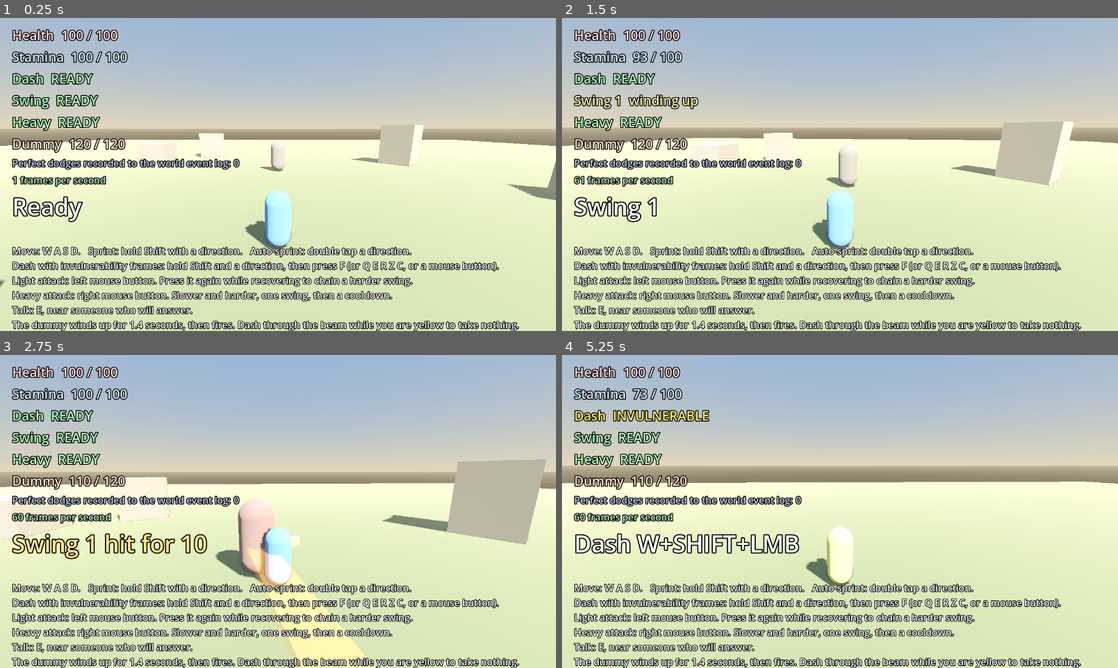
Above: before the commit, frames 1-4 (two rows, left to right).
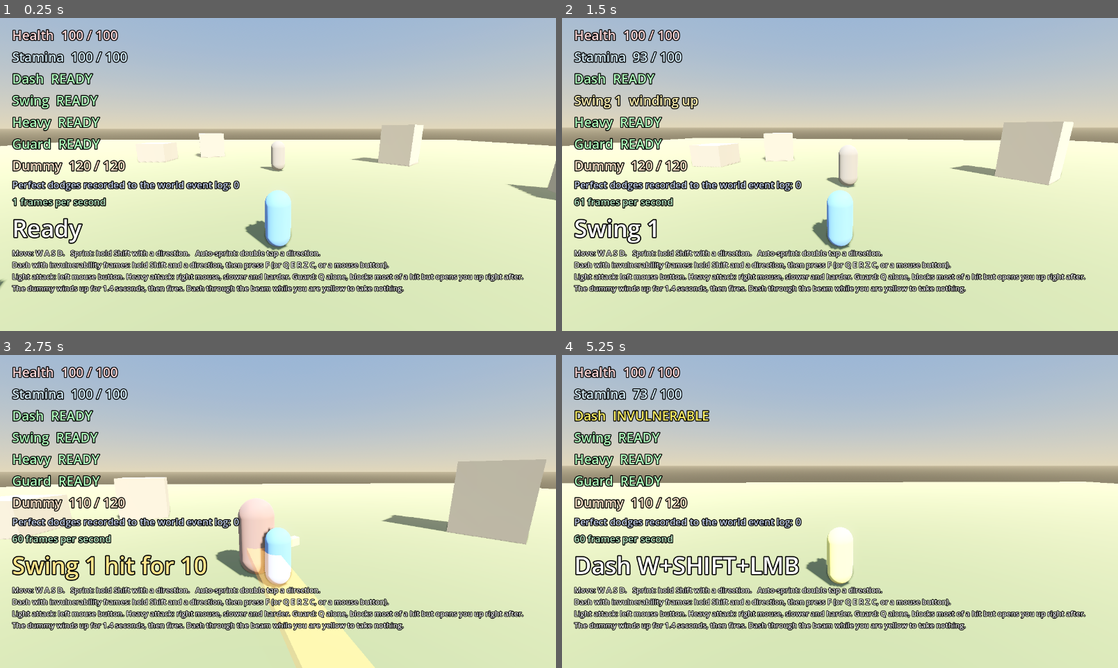
Above: after the commit, the same moments.

Repository: Trollz1004/dream-online
Game: Godot game, scene res://Main.tscn
Same seed, same stepped clock (60 frames per second), same inputs: the game is played once before the commit and once after it.
Inputs (mouse positions are in pixels of both pictures, inside the frame that each line leads up to):
- Up to frame 1 (0.25 s): no input
- Up to frame 2 (1.5 s): tap Enter at 0.5 s; move the mouse to (867, 174) at 0.52 s; hold W from 0.53 s (still down); tap Q at 0.6 s; click (867, 174) at 0.67 s; move the mouse to (812, 174) at 1.27 s; tap E at 1.35 s; click (812, 174) at 1.42 s
- Up to frame 3 (2.75 s): keep holding W; move the mouse to (289, 505) at 2.02 s; tap R at 2.1 s; click (289, 505) at 2.17 s
- Up to frame 4 (5.25 s): keep holding W; move the mouse to (834, 517) at 2.77 s; tap F at 2.85 s; click (834, 517) at 2.92 s; move the mouse to (878, 514) at 3.52 s; tap Z at 3.6 s; click (878, 514) at 3.67 s; move the mouse to (795, 508) at 4.27 s; tap C at 4.35 s; click (795, 508) at 4.42 s; move the mouse to (845, 511) at 5.02 s; hold Shift from 5.03 s (still down); click (845, 511) at 5.17 s

The runs differ from the first frame. In frame 1, 15% of the frame differs, in the area x 2-95%, y 38-100%; in frame 2, 15%; in frame 3, 17%; in frame 4, 17%.

Commit message:
game(godot): a real guard stance on Q, and the readout's first honest state check
Q has been named "Guard / parry stance" in the input table of
docs/gdd/02-action-combat.md since the document was written, and did
nothing: it fell through to the unnamed-skill stub like every other
unbuilt combo. A short active window absorbs most of a hit (a block,
not the clean dodge the dash gives), then leaves a real opening in
recovery and its own cooldown before it can be raised again.

Fitting a fourth combat line and a fourth help paragraph onto a 720-tall
canvas hit the same bug the event line was already fixed for once: the
help block had been sitting at a fixed y, and it either buried itself
under the growing column or ran off the bottom edge depending on the
number tried. It now lives inside the column like everything else, wraps
inside the screen width instead of running off the right edge, and reads
one size down from the rest of the readout — the honest fix for more
combos than a corner of text can hold is the combo list screen already
specified in 02-action-combat.md and 09-interface-style.md, not another
round of shrinking this block.

Also added docs/gdd/10-crowdfunding-readiness.md: an honest state check
against what backers of an indie RPG campaign actually look at (research
cited inside it) and what this slice actually has built versus what the
combo grammar and the hotbar ruling still call for. It names the next two
pieces of work in priority order so a session does not have to re-derive
them.

149 of 149 headless checks pass (was 128; 21 new).

Co-Authored-By: Claude Sonnet 5 <noreply@anthropic.com>

Diff:
--- /dev/null
+++ b/game/godot/DreamSlice/scripts/guard_state.gd
@@ -0,0 +1,55 @@
+extends RefCounted
+
+# The guard stance, Q alone. A short active window that blocks most of a hit
+# instead of dodging it clean the way the dash does; the trade is that it
+# costs no travel and can be held near a target, but it still leaves a real
+# opening in recovery and a cooldown before it can be raised again.
+
+const STARTUP := 0.08
+const ACTIVE := 0.45
+const RECOVERY := 0.25
+const COOLDOWN := 1.10        # from the start of the stance, so it outlasts recovery
+const STAMINA_COST := 15.0
+const BLOCK_REDUCTION := 0.75  # of the incoming hit is absorbed while active
+
+var _t := -1.0
+var _cooldown_left := 0.0
+
+
+func total_length() -> float:
+	return STARTUP + ACTIVE + RECOVERY
+
+
+func is_guarding() -> bool:
+	return _t >= 0.0
+
+
+func is_active() -> bool:
+	return _t >= STARTUP and _t < STARTUP + ACTIVE
+
+
+func can_start(stamina: float) -> bool:
+	return not is_guarding() and _cooldown_left <= 0.0 and stamina >= STAMINA_COST
+
+
+func start() -> void:
+	_t = 0.0
+	_cooldown_left = COOLDOWN
+
+
+func advance(delta: float) -> void:
+	if _t >= 0.0:
+		_t += delta
+		if _t >= total_length():
+			_t = -1.0
+	_cooldown_left = maxf(0.0, _cooldown_left - delta)
+
+
+func phase() -> String:
+	if _t < 0.0:
+		return "cooling" if _cooldown_left > 0.0 else "ready"
+	if _t < STARTUP:
+		return "raising"
+	if _t < STARTUP + ACTIVE:
+		return "guarding"
+	return "recovering"
--- a/game/godot/DreamSlice/scripts/hud.gd
+++ b/game/godot/DreamSlice/scripts/hud.gd
@@ -8,6 +8,7 @@
 const BIG := 30
 const HUGE := 54
 const SMALL := 22
+const HELP_SIZE := 17
 
 var _box: VBoxContainer
 var _hint: Label
@@ -17,6 +18,7 @@
 var _dash: Label
 var _swing: Label
 var _heavy: Label
+var _guard: Label
 var _target: Label
 var _events: Label
 var _event: Label
@@ -52,6 +54,7 @@
 	_dash = _line(_box, BIG, Color(1.0, 1.0, 0.75))
 	_swing = _line(_box, BIG, Color(0.90, 0.95, 0.85))
 	_heavy = _line(_box, BIG, Color(0.95, 0.85, 0.95))
+	_guard = _line(_box, BIG, Color(0.80, 0.90, 1.0))
 	_target = _line(_box, BIG, Color(1.0, 0.90, 0.80))
 	_events = _line(_box, SMALL, Color(0.80, 0.85, 0.95))
 	_fps = _line(_box, SMALL, Color(0.75, 0.95, 0.80))
@@ -62,18 +65,33 @@
 	_event = _line(_box, HUGE, Color(1.0, 1.0, 1.0))
 	_event.add_theme_constant_override("outline_size", 10)
 
+	# The help block hit the exact same bug on 2026-09-22: a fixed y of 480 was
+	# tuned for a shorter column, and adding the guard line pushed the huge
+	# event line down on top of the first two help lines. It joins the column
+	# for the same reason the event line already does.
 	_help = Label.new()
-	_help.add_theme_font_size_override("font_size", SMALL)
+	# One size down from the rest of the readout, and the one exception to
+	# "every line is large": this block already needed a smaller size to fit
+	# three sentences below the column on a 720-tall canvas, on top of a
+	# session that added four new systems needing their own line above it.
+	# The honest fix for more combos than a corner of text can hold is the
+	# combo list screen docs/gdd/02-action-combat.md and 09-interface-style.md
+	# already specify, not shrinking this again next time.
+	_help.add_theme_font_size_override("font_size", HELP_SIZE)
 	_help.add_theme_color_override("font_outline_color", Color(0.0, 0.0, 0.0))
 	_help.add_theme_constant_override("outline_size", 6)
-	_help.position = Vector2(28.0, 520.0)
+	# A long paragraph runs off the right edge of the canvas rather than
+	# overlapping anything, which is easy to miss in review; wrapping it inside
+	# the screen width is what a capture of a long line caught on 2026-09-22.
+	_help.autowrap_mode = TextServer.AUTOWRAP_WORD_SMART
+	_help.custom_minimum_size = Vector2(1200.0, 0.0)
+	# "Talk: E" is left out on purpose: the interact prompt above already says
+	# who is close enough and which key, and says it only when it is true.
 	_help.text = ("Move: W A S D.   Sprint: hold Shift with a direction.   Auto-sprint: double tap a direction.\n"
 		+ "Dash with invulnerability frames: hold Shift and a direction, then press F (or Q E R Z C, or a mouse button).\n"
-		+ "Light attack: left mouse button. Press it again while recovering to chain a harder swing.\n"
-		+ "Heavy attack: right mouse button. Slower and harder, one swing, then a cooldown.\n"
-		+ "Talk: E, near someone who will answer.\n"
+		+ "Light attack: left mouse button. Heavy attack: right mouse, slower and harder. Guard: Q alone, blocks most of a hit but opens you up right after.\n"
 		+ "The dummy winds up for 1.4 seconds, then fires. Dash through the beam while you are yellow to take nothing.")
-	add_child(_help)
+	_box.add_child(_help)
 
 
 # The readout's own shape, so a test can prove no two lines can cover each other
@@ -83,7 +101,7 @@
 
 
 func readout_labels() -> Array:
-	return [_health, _stamina, _dash, _swing, _heavy, _target, _events, _fps]
+	return [_health, _stamina, _dash, _swing, _heavy, _guard, _target, _events, _fps]
 
 
 func event_label() -> Label:
@@ -92,6 +110,14 @@
 
 func heavy_label() -> Label:
 	return _heavy
+
+
+func guard_label() -> Label:
+	return _guard
+
+
+func help_label() -> Label:
+	return _help
 
 
 func hint_label() -> Label:
@@ -159,6 +185,19 @@
 			_paint(_heavy, "Heavy  cooling down", Color(0.8, 0.8, 0.85))
 		_:
 			_paint(_heavy, "Heavy  READY", Color(0.7, 1.0, 0.75))
+
+	var guard = s["guard"]
+	match guard.phase():
+		"raising":
+			_paint(_guard, "Guard  raising", Color(0.75, 0.85, 1.0))
+		"guarding":
+			_paint(_guard, "Guard  UP", Color(0.55, 0.75, 1.0))
+		"recovering":
+			_paint(_guard, "Guard  lowering, wide open", Color(1.0, 0.5, 0.55))
+		"cooling":
+			_paint(_guard, "Guard  cooling down", Color(0.8, 0.8, 0.85))
+		_:
+			_paint(_guard, "Guard  READY", Color(0.7, 1.0, 0.75))
 
 	if s["target_health_max"] > 0.0:
 		var down: bool = s["target_health"] <= 0.0
--- a/game/godot/DreamSlice/scripts/player.gd
+++ b/game/godot/DreamSlice/scripts/player.gd
@@ -13,6 +13,7 @@
 const Movement := preload("res://scripts/movement.gd")
 const AttackState := preload("res://scripts/attack_state.gd")
 const HeavyAttackState := preload("res://scripts/heavy_attack_state.gd")
+const GuardState := preload("res://scripts/guard_state.gd")
 const WorldEvent := preload("res://scripts/world_event.gd")
 const EventLog := preload("res://scripts/event_log.gd")
 
@@ -29,6 +30,7 @@
 var dash := DashState.new()
 var attack := AttackState.new()
 var heavy := HeavyAttackState.new()
+var guard := GuardState.new()
 var target: Node3D = null          # what a swing can reach
 var npc: Node3D = null             # who a plain E can talk to, in range
 var events = EventLog.new()
@@ -222,6 +224,13 @@
 			_say("Heavy swing")
 		else:
 			_say("Heavy not ready")
+	elif skill == "Q":
+		if guard.can_start(stamina):
+			guard.start()
+			stamina -= GuardState.STAMINA_COST
+			_say("Guard up")
+		else:
+			_say("Guard not ready")
 	elif skill == "E" and npc != null and npc.is_within_range(position):
 		_say("%s: %s" % [npc.npc_name, npc.dialogue_line])
 	else:
@@ -237,6 +246,7 @@
 	dash.advance(delta)
 	attack.advance(delta)
 	heavy.advance(delta)
+	guard.advance(delta)
 	_event_age += delta
 	_resolve_swing()
 	_resolve_heavy_swing()
@@ -282,7 +292,7 @@
 		hud.show_state({
 			"health": health, "health_max": HEALTH_MAX,
 			"stamina": stamina, "stamina_max": STAMINA_MAX,
-			"dash": dash, "attack": attack, "heavy": heavy,
+			"dash": dash, "attack": attack, "heavy": heavy, "guard": guard,
 			"target_health": target.health if target else 0.0,
 			"target_health_max": target.HEALTH_MAX if target else 0.0,
 			"event": _last_event, "event_age": _event_age,
@@ -317,12 +327,18 @@
 		_say("PERFECT DODGE")
 		_record_perfect_dodge(attack_name)
 		return false
-	health = maxf(0.0, health - damage)
+	var taken := damage
+	var blocked := guard.is_active()
+	if blocked:
+		taken *= (1.0 - GuardState.BLOCK_REDUCTION)
+	health = maxf(0.0, health - taken)
 	if health <= 0.0:
 		health = HEALTH_MAX
 		_say("DOWN - health reset")
-	else:
-		_say("HIT for %d" % int(damage))
+	elif blocked:
+		_say("BLOCKED for %d" % int(taken))
+	else:
+		_say("HIT for %d" % int(taken))
 	return true
 
 
--- a/game/godot/DreamSlice/tests/run_tests.gd
+++ b/game/godot/DreamSlice/tests/run_tests.gd
@@ -9,7 +9,7 @@
 # still report success. That happened on 2026-09-20. The floor below turns a
 # skipped suite into a failure. Raise it when checks are added; never lower it
 # to make a run pass.
-const MINIMUM_CHECKS := 128
+const MINIMUM_CHECKS := 149
 
 var passed := 0
 var failed := 0
@@ -33,10 +33,12 @@
 	_test_capture_mode_is_read_at_ready()
 	_test_e_talks_to_a_nearby_npc()
 	_test_heavy_attack_on_right_mouse()
+	_test_guard_on_q()
 	load("res://tests/test_attack_and_events.gd").new().run(self)
 	load("res://tests/test_hud.gd").new().run(self)
 	load("res://tests/test_npc.gd").new().run(self)
 	load("res://tests/test_heavy_attack.gd").new().run(self)
+	load("res://tests/test_guard.gd").new().run(self)
 	var ran := passed + failed
 	if ran < MINIMUM_CHECKS:
 		failed += 1
@@ -231,6 +233,37 @@
 	second.free()
 
 
+# Q has been named "Guard / parry stance" in the input table since the
+# document was written, and did nothing: it fell through to the unnamed-skill
+# stub like every other unbuilt combo. Guarding absorbs most of a hit rather
+# than dodging it clean the way the dash does.
+func _test_guard_on_q() -> void:
+	print("guard on q")
+	var player = load("res://scripts/player.gd").new()
+	player._ready()
+
+	var before_stamina: float = player.stamina
+	player._try_skill("Q")
+	check("a guard stance starts on a fresh Q press", player.guard.is_guarding())
+	check("raising the guard spends stamina", player.stamina < before_stamina)
+
+	player.guard.advance(player.guard.STARTUP + 0.01)
+	check("the guard is active once it is raised", player.guard.is_active())
+
+	var health_before: float = player.health
+	player.try_hit(40.0, "Test Strike")
+	var blocked_damage: float = health_before - player.health
+	check("a guarded hit does not take full damage", blocked_damage < 40.0 and blocked_damage > 0.0)
+	player.free()
+
+	var second = load("res://scripts/player.gd").new()
+	second._ready()
+	var health_before_unguarded: float = second.health
+	second.try_hit(40.0, "Test Strike")
+	check("an unguarded hit takes the full damage", health_before_unguarded - second.health == 40.0)
+	second.free()
+
+
 # The bug Joshua caught on 2026-09-20: the camera arm hung off the character
 # body, and the body turned to face movement, so the view swung around on its
 # own and camera-relative movement drifted. The body must never rotate.
--- /dev/null
+++ b/game/godot/DreamSlice/tests/test_guard.gd
@@ -0,0 +1,57 @@
+extends RefCounted
+
+# Checks for the guard stance, Q alone. Added 2026-09-22: the input table in
+# docs/gdd/02-action-combat.md has named Q "Guard / parry stance" since the
+# document was written, and nothing behind it ever did anything; it fell
+# through to the unnamed-skill stub like every other unbuilt combo.
+
+var runner
+
+
+func run(r) -> void:
+	runner = r
+	_test_guard_windows()
+	_test_guard_cooldown()
+
+
+func check(label: String, condition: bool) -> void:
+	runner.check(label, condition)
+
+
+func _test_guard_windows() -> void:
+	print("guard windows")
+	var GuardState := load("res://scripts/guard_state.gd")
+	var g = GuardState.new()
+
+	check("a fresh guard is idle", not g.is_guarding())
+	check("an idle guard blocks nothing", not g.is_active())
+	check("a fresh guard can start with enough stamina", g.can_start(100.0))
+	check("a fresh guard cannot start on no stamina", not g.can_start(0.0))
+
+	g.start()
+	check("a started guard is running", g.is_guarding())
+	check("the startup does not block yet", not g.is_active())
+
+	g.advance(GuardState.STARTUP + 0.01)
+	check("the active window blocks", g.is_active())
+
+	g.advance(GuardState.ACTIVE)
+	check("after the active window nothing blocks", not g.is_active())
+	check("the stance is still in recovery", g.is_guarding())
+
+	g.advance(GuardState.RECOVERY)
+	check("the stance ends after its full length", not g.is_guarding())
+
+
+func _test_guard_cooldown() -> void:
+	print("guard cooldown")
+	var GuardState := load("res://scripts/guard_state.gd")
+	var g = GuardState.new()
+
+	g.start()
+	g.advance(GuardState.STARTUP + GuardState.ACTIVE + GuardState.RECOVERY + 0.01)
+	check("the stance has ended", not g.is_guarding())
+	check("a fresh guard cannot start during the cooldown", not g.can_start(100.0))
+
+	g.advance(GuardState.COOLDOWN)
+	check("a fresh guard can start once the cooldown clears", g.can_start(100.0))
--- a/game/godot/DreamSlice/tests/test_hud.gd
+++ b/game/godot/DreamSlice/tests/test_hud.gd
@@ -20,6 +20,7 @@
 	_test_the_screen_says_to_click_when_the_mouse_is_loose()
 	_test_the_screen_prompts_to_talk_when_a_npc_is_near()
 	_test_the_readout_reports_the_heavy_swing()
+	_test_the_readout_reports_the_guard()
 
 
 func check(label: String, condition: bool) -> void:
@@ -37,6 +38,7 @@
 	var DashState := load("res://scripts/dash_state.gd")
 	var AttackState := load("res://scripts/attack_state.gd")
 	var HeavyAttackState := load("res://scripts/heavy_attack_state.gd")
+	var GuardState := load("res://scripts/guard_state.gd")
 	return {
 		"health": 82.0, "health_max": 100.0,
 		"stamina": 100.0, "stamina_max": 100.0,
@@ -44,6 +46,7 @@
 		"dash": DashState.new(),
 		"attack": AttackState.new(),
 		"heavy": HeavyAttackState.new(),
+		"guard": GuardState.new(),
 		"target_health": 120.0, "target_health_max": 120.0,
 		"events_written": 0,
 		"event": event, "event_age": event_age,
@@ -69,6 +72,8 @@
 	check("every readout line is in the column", placed_by_hand == 0)
 
 	check("the big event line is in the column too", hud.event_label().get_parent() == column)
+	check("the help text is in the column too, so a taller column cannot bury it under the event line",
+		hud.help_label().get_parent() == column)
 	hud.free()
 
 
@@ -152,6 +157,18 @@
 	hud.free()
 
 
+# Q had no readout of its own before 2026-09-22, the same gap the dash, the
+# light swing and the heavy swing already had closed.
+func _test_the_readout_reports_the_guard() -> void:
+	print("readout content: guard")
+	var hud = _hud()
+	check("the guard line is in the column", hud.guard_label().get_parent() == hud.column())
+
+	hud.show_state(_state("", 9.0))
+	check("a ready guard reads ready", hud.guard_label().text.to_lower().contains("ready"))
+	hud.free()
+
+
 func _test_the_event_line_clears_when_it_is_old() -> void:
 	var hud = _hud()
 	hud.show_state(_state("HIT for 18", 0.1))
Not shown, added: game/godot/DreamSlice/scripts/heavy_attack_state.gd.uid
Not shown, added: game/godot/DreamSlice/scripts/npc.gd.uid
Not shown, added: game/godot/DreamSlice/tests/test_heavy_attack.gd.uid
Not shown, added: game/godot/DreamSlice/tests/test_npc.gd.uid
Not shown, added: docs/gdd/10-crowdfunding-readiness.md
